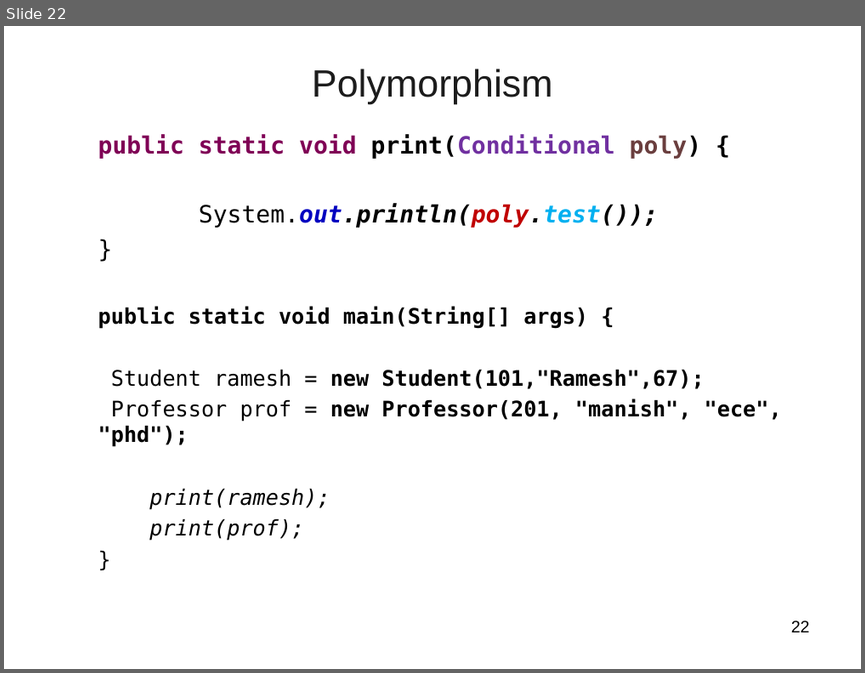
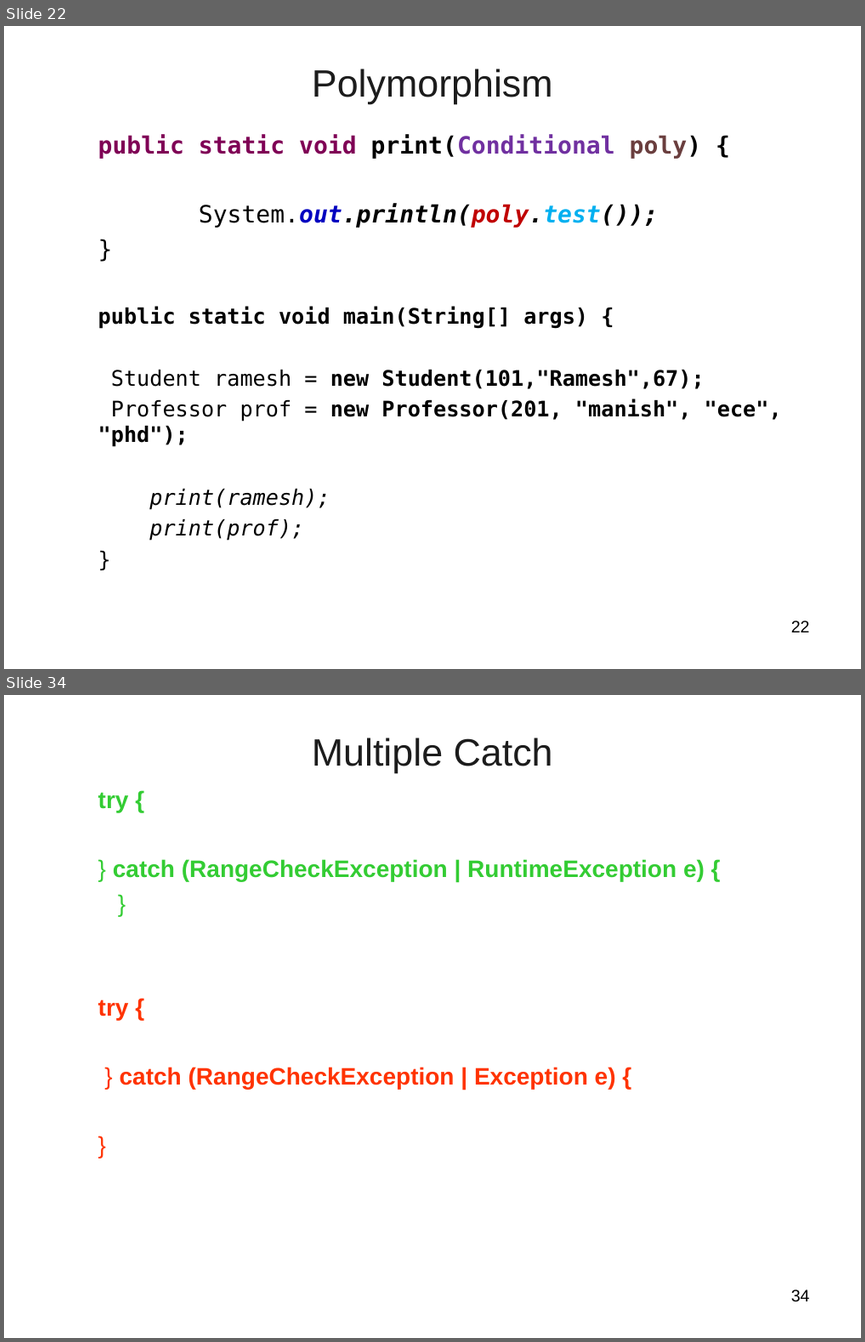
Before and after one commit to vatsanTraining/training_sept_2023, a slide deck: Java_Day_Two.ppt. Shown one above the other, each under a label of ours: slide 22 before the commit, slides 22 and 34 after it; the slides between them are not shown. The pictures are 865x673 and 865x1342 pixels, drawn with LibreOffice and Linux fonts; fonts in the diff are those of the drawing; background and template pictures are left out. Boxes give left, top, right and bottom in pixels: in the first picture for what was removed or moved away, otherwise in the second. Text is boxed around its words. In the diff, an @@ line names an element or a change of style, - is before the commit and + after.

```diff
--- a/Java_Day_Two.ppt
+++ b/Java_Day_Two.ppt
@@ slide 34 added at box(4, 695, 861, 1338), background picture (left out) @@
@@ title added at box(312, 737, 553, 773), 32 pt, text #1C1C1C @@
+Multiple Catch
@@ text added at box(98, 792, 704, 1089), 20 pt, text #33CC33, bold @@
+  try {
+  } catch (RangeCheckException | RuntimeException e) {
+  }
+  try {
+  } catch (RangeCheckException | Exception e) {
+  }
@@ page number added at box(791, 1289, 810, 1302), 14 pt, text #000000 @@
+34
```
Also in this commit, not shown: 61 other slides added, 5 slides removed, 5 other files.
